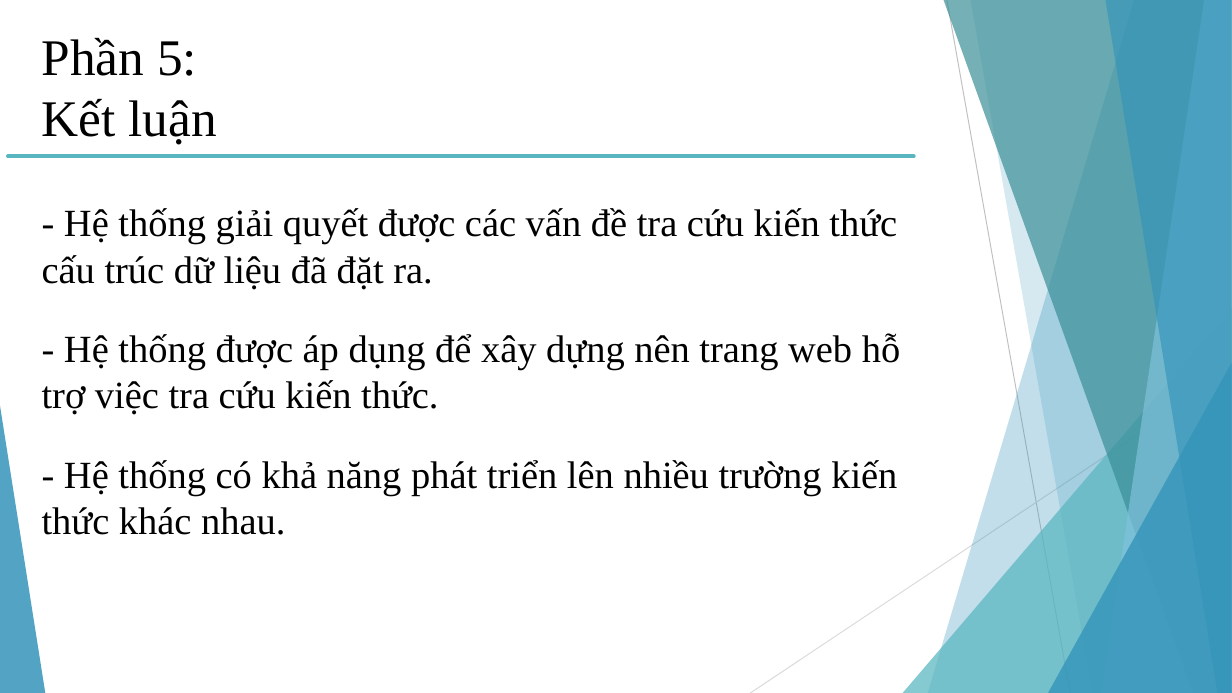
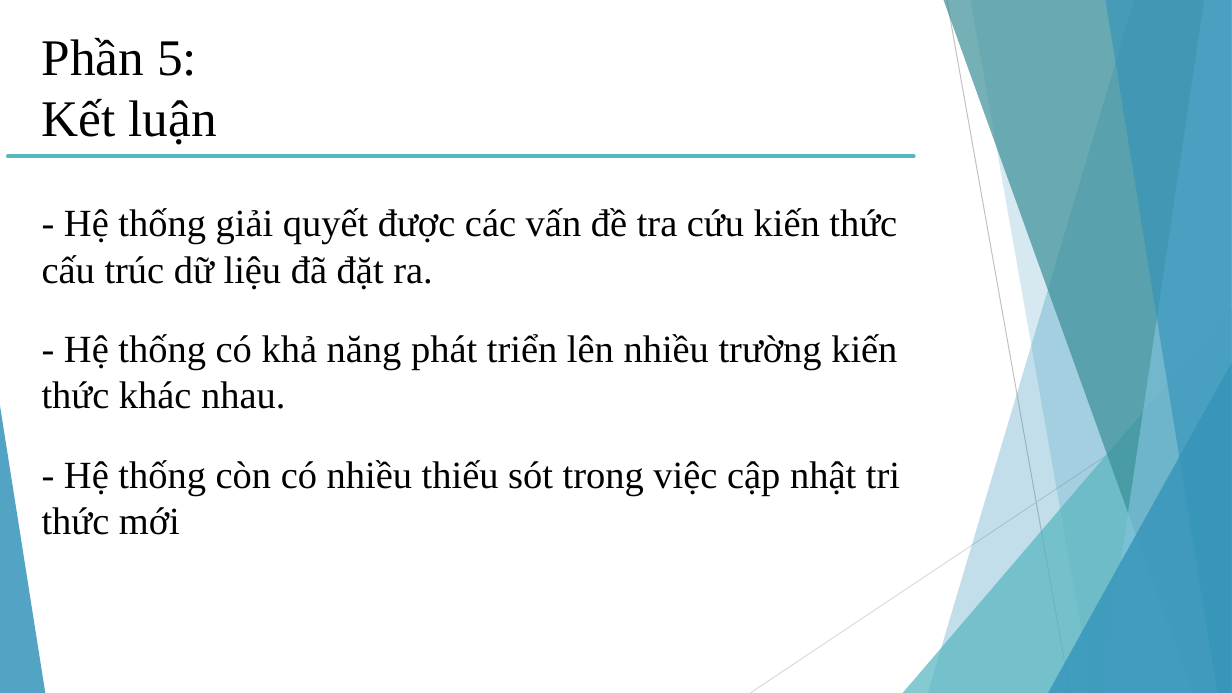
Before and after one commit to akaiki/DoAn_2021, a slide deck: slide 18 of BaoCaoDoAn.pptx. Drawn at 1232x693 pixels with LibreOffice and Linux fonts; fonts in the diff are those of the drawing. Boxes give left, top, right and bottom in pixels: in the first picture for what was removed or moved away, otherwise in the second. Text is boxed around its words. In the diff, an @@ line names an element or a change of style, - is before the commit and + after.

```diff
--- a/BaoCaoDoAn.pptx
+++ b/BaoCaoDoAn.pptx
@@ text at (x1=42, y1=334, x2=897, y2=409): text changed @@
-- Hệ thống được áp dụng để xây dựng nên trang web hỗ trợ việc tra cứu kiến thức.
+- Hệ thống có khả năng phát triển lên nhiều trường kiến thức khác nhau.
@@ text at (x1=42, y1=460, x2=900, y2=535): text changed @@
-- Hệ thống có khả năng phát triển lên nhiều trường kiến thức khác nhau.
+- Hệ thống còn có nhiều thiếu sót trong việc cập nhật tri thức mới
```
Also in this commit, not shown: 1 other slide changed.
